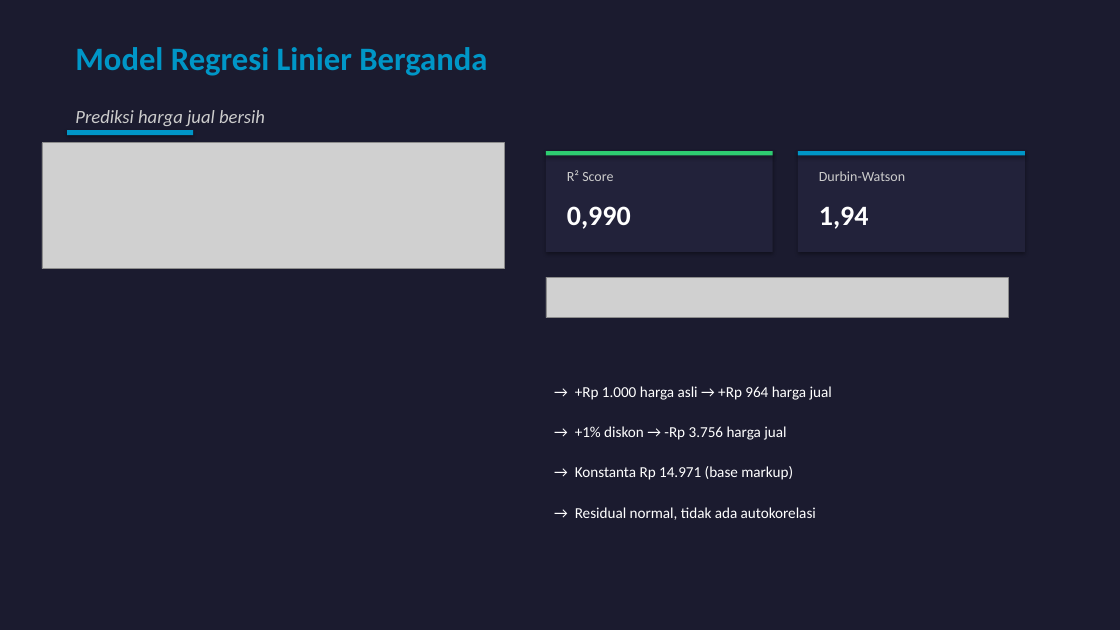
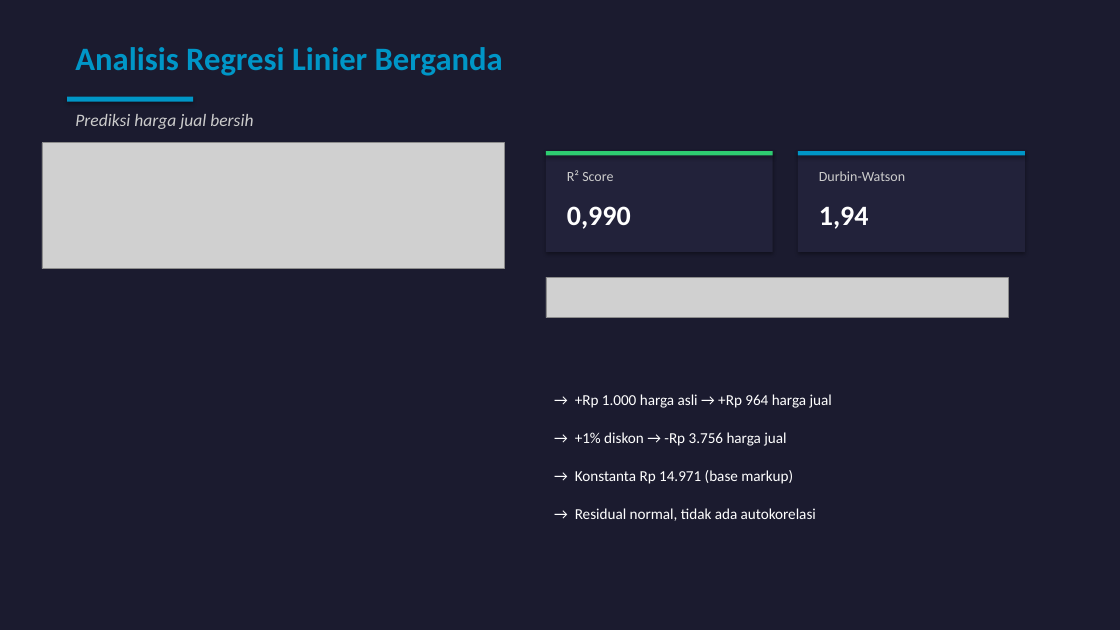
Before and after one commit to gadingnst/project-data-science, a slide deck: slide 5 of uas/presentasi_proyek.pptx (slide 8 before the commit). Drawn at 1120x630 pixels with LibreOffice and Linux fonts; fonts in the diff are those of the drawing; grey boxes stand for pictures. Boxes give left, top, right and bottom in pixels: in the first picture for what was removed or moved away, otherwise in the second. Text is boxed around its words. In the diff, an @@ line names an element or a change of style, - is before the commit and + after.

Commit message:
feat(uas): revamp 2 PPTs with distinct themes + presentation scripts
PPT Gading (dark theme, 11 slides):
- Web scraping, statistik deskriptif, regresi linier, k-Means clustering
- Business insights & rekomendasi

PPT Rina (white/light theme, 11 slides):
- Latar belakang, CRISP-DM, data cleaning, korelasi Pearson
- Klasifikasi DT/RF, Big Data 5V

Scripts:
- skrip_presentasi_gading.md (Zoom recording cheatsheet)
- skrip_presentasi_rina.md (Zoom recording cheatsheet)

```diff
--- a/uas/presentasi_proyek.pptx
+++ b/uas/presentasi_proyek.pptx
@@ text at (x1=75, y1=47, x2=503, y2=76): text changed @@
-Model Regresi Linier Berganda
+Analisis Regresi Linier Berganda
@@ text "Prediksi harga jual bersih" at (x1=75, y1=114, x2=253, y2=129): size 16 to 15 pt @@
@@ rectangle moved from (x1=67, y1=130, x2=193, y2=135) to (x1=67, y1=97, x2=193, y2=102) @@
@@ text "→ +Rp 1.000 harga asli ..." moved from (x1=575, y1=386, x2=832, y2=400) to (x1=575, y1=394, x2=832, y2=408) @@
@@ text "→ +1% diskon → -Rp ..." moved from (x1=575, y1=426, x2=786, y2=440) to (x1=575, y1=432, x2=786, y2=446) @@
@@ text "→ Konstanta Rp 14.971 (base ..." moved from (x1=575, y1=466, x2=793, y2=480) to (x1=575, y1=470, x2=793, y2=484) @@
```
Also in this commit, not shown: 7 other slides changed, 3 slides added, 5 slides removed, 3 other files.
